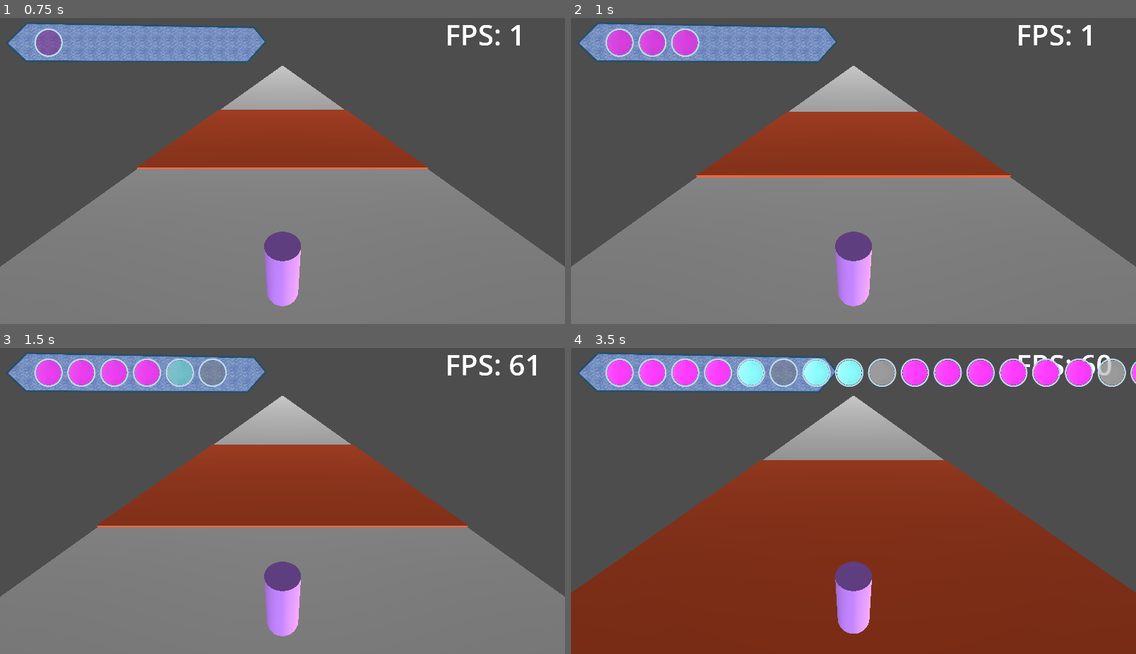
Above: before the commit, frames 1-4 (two rows, left to right).
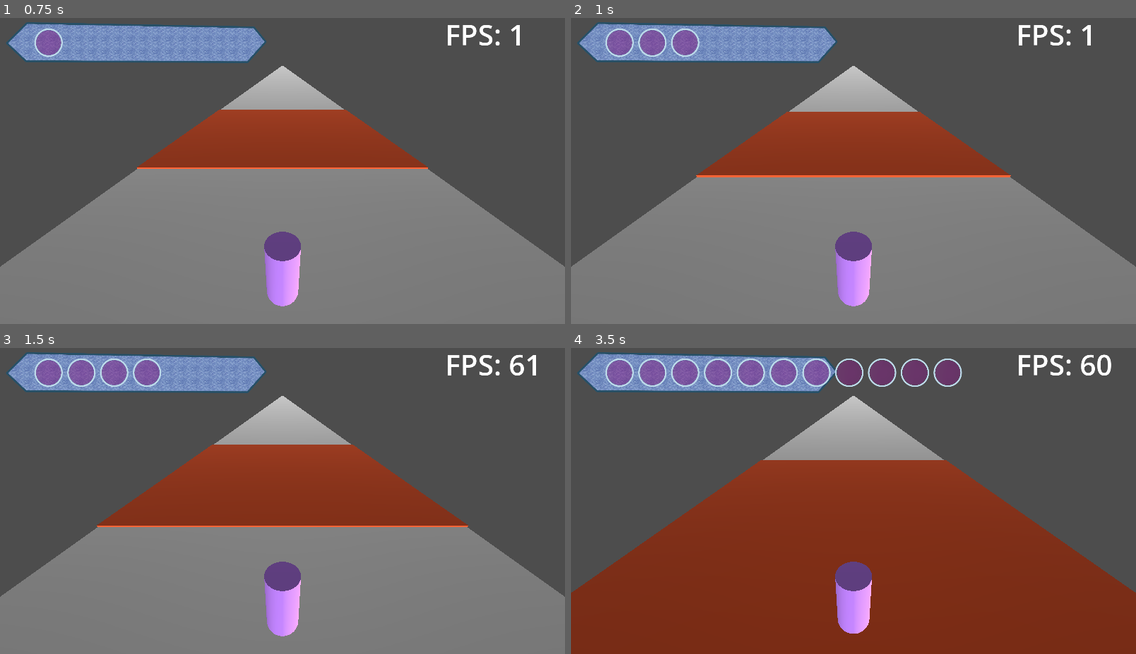
Above: after the commit, the same moments.

Repository: MedusaTea/signal-run
Game: Godot game, scene res://scenes/main.tscn
The game is run twice, just before and just after one commit, with the same random seed, the same clock (stepped at 60 frames per second) and the same inputs.
Inputs (mouse positions are in pixels of both pictures, inside the frame that each line leads up to):
- Up to frame 1 (0.75 s): tap Enter at 0.5 s; move the mouse to (406, 155) at 0.52 s; hold L (press_right) from 0.53 s (still down); hold F (press_climb) from 0.53 s (still down); click (406, 155) at 0.67 s
- Up to frame 2 (1 s): keep holding L (press_right); keep holding F (press_climb); tap K (press_jump) at 0.77 s; tap J (press_duck) at 0.8 s
- Up to frame 3 (1.5 s): tap K (press_jump) at 1.07 s; move the mouse to (169, 516) at 1.27 s; release L (press_right) at 1.28 s; release F (press_climb) at 1.28 s; hold H (press_left) from 1.28 s (still down); tap J (press_duck) at 1.35 s
- Up to frame 4 (3.5 s): tap K (press_jump) at 1.52, 1.82, 3.02, 3.32 s; tap D (press_kick) at 1.55 s; move the mouse to (910, 433) at 2.02 s; release H (press_left) at 2.03 s; hold D (press_kick) 2.03-2.78 s; hold L (press_right) from 2.03 s (still down); tap A (press_punch) at 2.3, 2.85 s; move the mouse to (825, 562) at 2.77 s; click (825, 562) at 2.92 s; tap S (press_swim) at 3.05 s

Frame 1 is identical in both runs. In frame 2, 0.8% of the frame differs, in the area x 6-23%, y 3-13%; in frame 3, 1.9%; in frame 4, 5.0%, in the area x 6-100%, y 3-13%.
Error after the commit: Invalid assignment of property or key 'position' with value of type 'Vector3' on a base object of type 'null instance'. (res://scripts/global.gd:70)

Commit message:
getting there

Diff:
--- a/scenes/main.tscn
+++ b/scenes/main.tscn
@@ -7,6 +7,14 @@
 [ext_resource type="Theme" uid="uid://mk4nu7dkl8b2" path="res://themes/default.tres" id="4_jyhfs"]
 [ext_resource type="Script" uid="uid://70teesn04f45" path="res://scripts/fps.gd" id="5_tefeu"]
 [ext_resource type="Texture2D" uid="uid://smha1e5gs08h" path="res://assets/queue-bar.png" id="6_tefeu"]
+
+[sub_resource type="StandardMaterial3D" id="StandardMaterial3D_ktqa0"]
+resource_local_to_scene = true
+transparency = 1
+albedo_color = Color(1, 0.20784314, 1, 0.5176471)
+
+[sub_resource type="SphereMesh" id="SphereMesh_o6xl0"]
+material = SubResource("StandardMaterial3D_ktqa0")
 
 [node name="Root" type="Node" unique_id=2065148067]
 script = ExtResource("1_o6xl0")
@@ -30,6 +38,17 @@
 
 [node name="DirectionalLight3D2" type="DirectionalLight3D" parent="Node3D" unique_id=754049602]
 transform = Transform3D(-4.3711392e-08, 0, 1, 0, 1.0000001, 0, -1.0000001, 0, -4.371139e-08, 0, 0, 10)
+
+[node name="Orbs" type="Node3D" parent="Node3D" unique_id=564879559]
+
+[node name="RightOrb" type="Node3D" parent="Node3D/Orbs" unique_id=1328034809]
+
+[node name="MeshInstance3D" type="MeshInstance3D" parent="Node3D/Orbs/RightOrb" unique_id=930564457]
+transform = Transform3D(1, 0, 0, 0, 1, 0, 0, 0, 1, -77.33281, 0, 19878.17)
+mesh = SubResource("SphereMesh_o6xl0")
+
+[node name="Camera3D" type="Camera3D" parent="Node3D/Orbs/RightOrb" unique_id=1458358862]
+transform = Transform3D(-4.371139e-08, 0, 1, 0, 1, 0, -1, 0, -4.371139e-08, -76.4285, 0, 19878.166)
 
 [node name="Control" type="Control" parent="." unique_id=1863188031]
 layout_mode = 3
--- a/scenes/orbs/right.tscn
+++ b/scenes/orbs/right.tscn
@@ -29,10 +29,12 @@
 size = Vector2i(101, 101)
 render_target_update_mode = 4
 
-[node name="MeshInstance3D" type="MeshInstance3D" parent="SubViewportContainer/SubViewport" unique_id=641631598]
+[node name="Node3D" type="Node3D" parent="SubViewportContainer/SubViewport" unique_id=92079638]
+
+[node name="MeshInstance3D" type="MeshInstance3D" parent="SubViewportContainer/SubViewport/Node3D" unique_id=641631598]
 transform = Transform3D(1, 0, 0, 0, 1, 0, 0, 0, 1, -77.33281, 0, 19878.17)
 mesh = SubResource("SphereMesh_ktqa0")
 
-[node name="Camera3D" type="Camera3D" parent="SubViewportContainer/SubViewport" unique_id=1329616451]
+[node name="Camera3D" type="Camera3D" parent="SubViewportContainer/SubViewport/Node3D" unique_id=1329616451]
 transform = Transform3D(-4.371139e-08, 0, 1, 0, 1, 0, -1, 0, -4.371139e-08, -76.4285, 0, 19878.166)
 current = true
--- a/scripts/global.gd
+++ b/scripts/global.gd
@@ -2,6 +2,8 @@
 
 @onready var RootNode = get_node('/root/Root')
 @onready var OrbsControl = get_node('/root/Root/Control/QueueBar/Orbs')
+
+@onready var RightOrb3D = get_node('/root/Root/Node3D/Orbs/RightOrb')
 
 @onready var leftOrbScene = preload("res://scenes/orbs/left.tscn")
 @onready var rightOrbScene = preload("res://scenes/orbs/right.tscn")
@@ -63,6 +65,10 @@
 	else:
 		return
 
+	#TODO: handle removing orbs as they get removed
+	var viewport = orb.get_node('SubViewportContainer').get_node('SubViewport')
+	viewport.get_node('Node3D').position = Vector3(-100, orbCount * 100, 0)
+
 	OrbsControl.add_child(orb)
 	orb.position = Vector2(100 + orbCount * orbOffset, orbTopOffset)
 
Not shown: 1 places in scenes/orbs/right.tscn that only renumber resources
